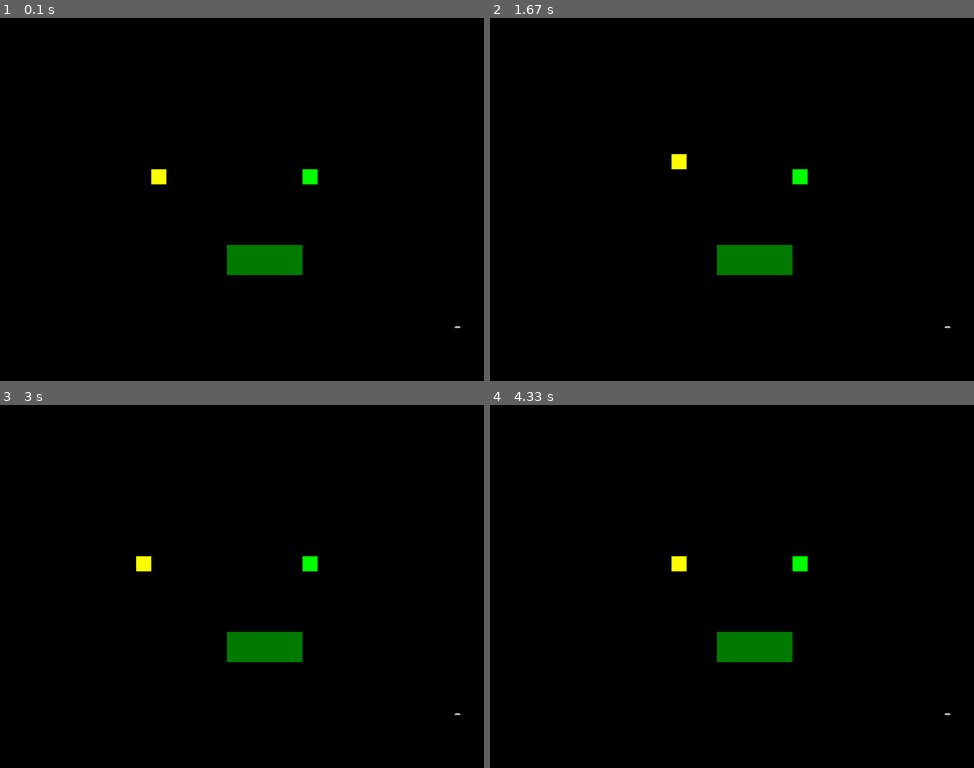
Above: before the commit, frames 1-4 (two rows, left to right).
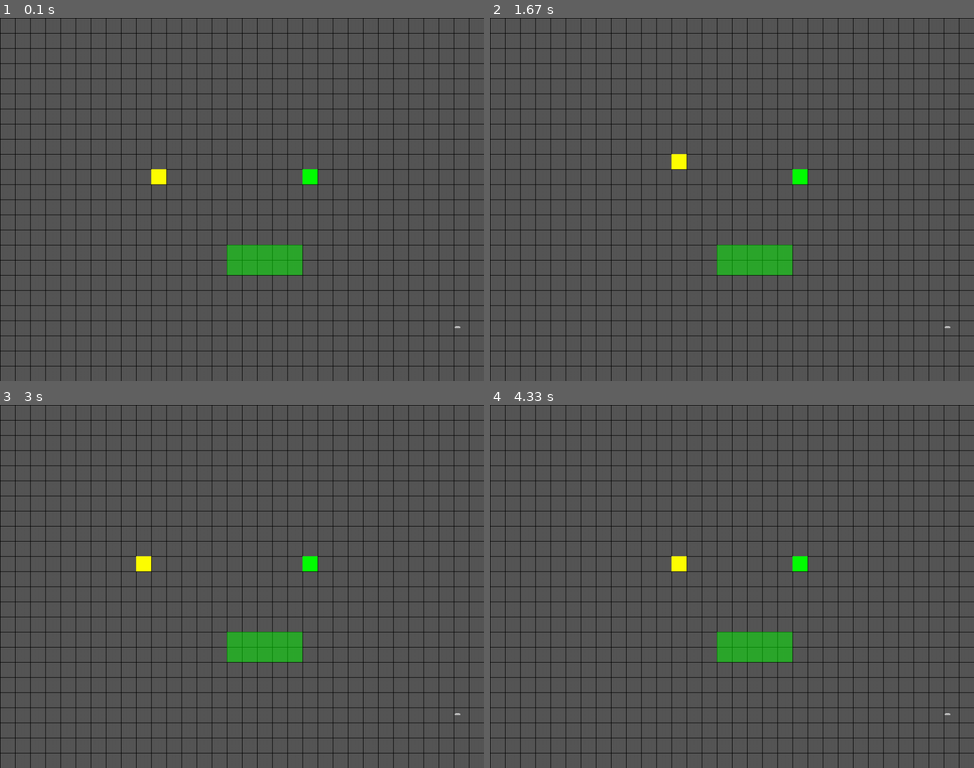
Above: after the commit, the same moments.

Repository: kikiloveyou-0/Rezilium
Game: pygame game, started from main.py
The game is run twice, just before and just after one commit, with the same random seed, the same clock (stepped at 60 frames per second) and the same inputs.
Inputs:
- Up to frame 1 (0.1 s): no input
- Up to frame 2 (1.67 s): hold Right 0.33-0.8 s; hold Up 0.83-1.13 s; hold Right 1.17-1.63 s
- Up to frame 3 (3 s): hold Left 1.67-2.2 s; hold Down 2.23-2.53 s; hold Left 2.57-2.97 s
- Up to frame 4 (4.33 s): hold Up 3-3.37 s; hold Right 3.4-4.03 s; hold Down from 4.07 s (still down)

The runs differ from the first frame. In frame 1, 96% of the frame differs, in the area x 0-100%, y 0-100%; in frame 2, 96%; in frame 3, 96%; in frame 4, 96%.

Commit message:
Update settings.py

Diff:
--- a/settings.py
+++ b/settings.py
@@ -5,12 +5,13 @@
 GREEN = (0, 255, 0)
 RED = (255, 0, 0)
 YELLOW = (255, 255, 0)
+FLOORGREY = (86, 86, 86)
 
 WIDTH = 1024
 HEIGHT = 768
 FPS = 60
 TITLE = "Rezilium"
-BACKGROUNDCOLOR = BLACK
+BACKGROUNDCOLOR = FLOORGREY
 
 TILESIZE = 32
 GRIDWIDTH = WIDTH / TILESIZE
